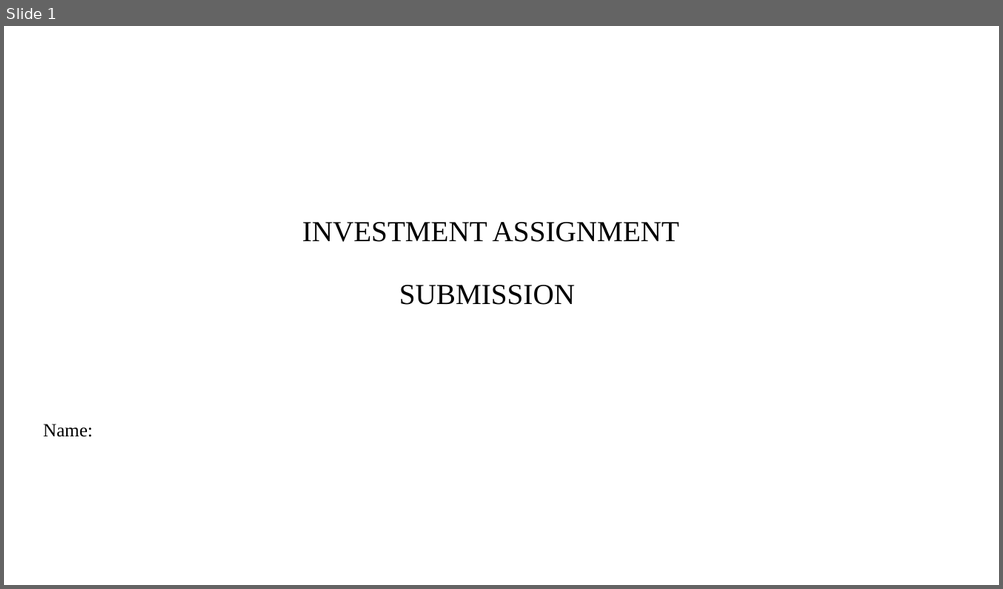
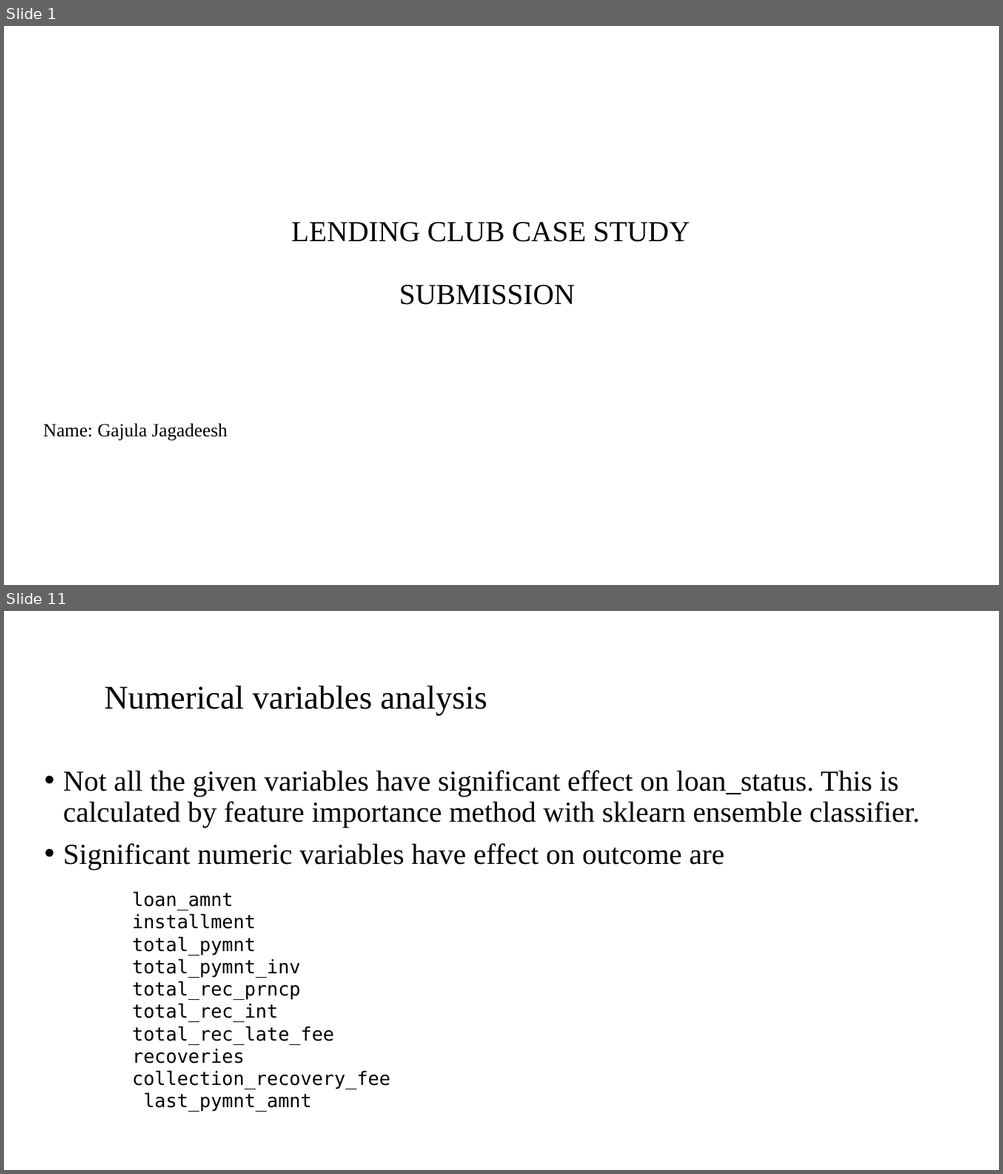
Before and after one commit to jagadeesh-gajula/Lending-club-case-study, a slide deck: INVEST.pptx. Shown one above the other, each under a label of ours: slide 1 before the commit, slides 1 and 11 after it; the slides between them are not shown. The pictures are 1003x589 and 1003x1174 pixels, drawn with LibreOffice and Linux fonts; fonts in the diff are those of the drawing; background and template pictures are left out. Boxes give left, top, right and bottom in pixels: in the first picture for what was removed or moved away, otherwise in the second. Text is boxed around its words. In the diff, an @@ line names an element or a change of style, - is before the commit and + after.

Commit message:
before submission2

```diff
--- a/INVEST.pptx
+++ b/INVEST.pptx
@@ slide 11 added at box(4, 611, 999, 1170), background #FFFFFF @@
@@ title added at box(104, 686, 486, 715), 32 pt, text #000000 @@
+Numerical variables analysis
@@ text added at box(63, 770, 919, 869), 28 pt, text #000000 @@
+• Not all the given variables have significant effect on loan_status. This is calculated by feature importance method with sklearn ensemble classifier.
+• Significant numeric variables have effect on outcome are
@@ text added at box(132, 891, 390, 1112), 18 pt, text #000000 @@
+loan_amnt
+installment
+total_pymnt
+total_pymnt_inv
+total_rec_prncp
+total_rec_int
+total_rec_late_fee
+recoveries
+collection_recovery_fee
+last_pymnt_amnt
@@ slide 1 changed as well @@
@@ title at box(291, 222, 690, 305): text changed @@
-INVESTMENT ASSIGNMENT
-SUBMISSION
+LENDING CLUB CASE STUDY
+SUBMISSION
@@ subtitle at box(43, 423, 227, 441): text changed @@
-Name:
+Name: Gajula Jagadeesh
```
Also in this commit, not shown: 13 other slides added, 9 slides removed, 1 other file.
